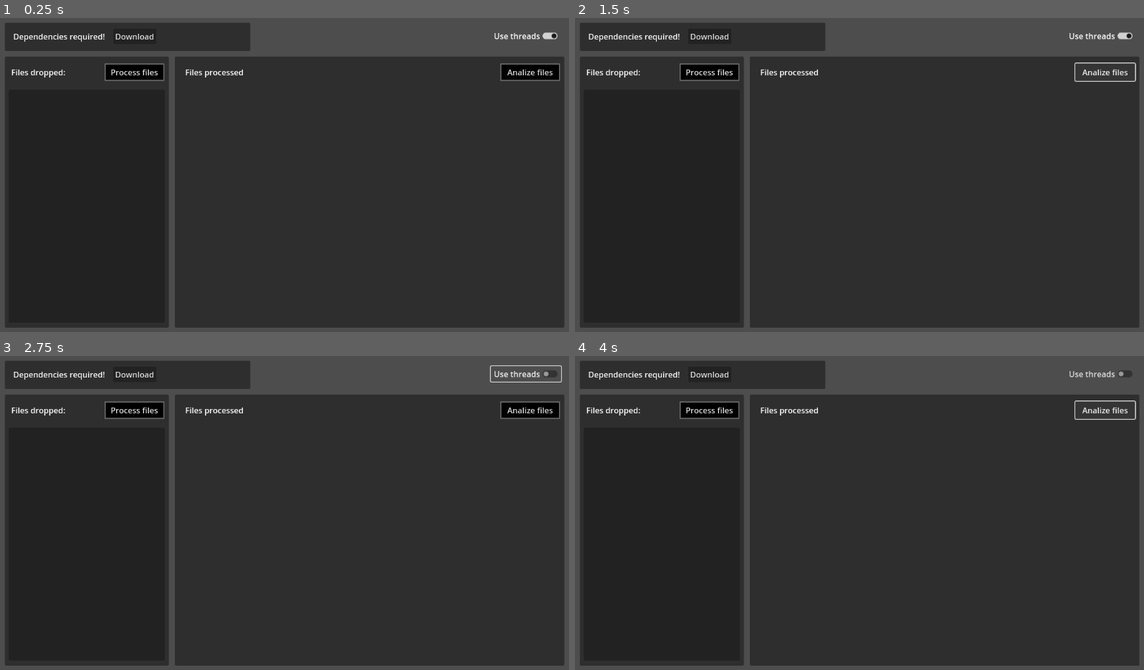
Above: before the commit, frames 1-4 (two rows, left to right).
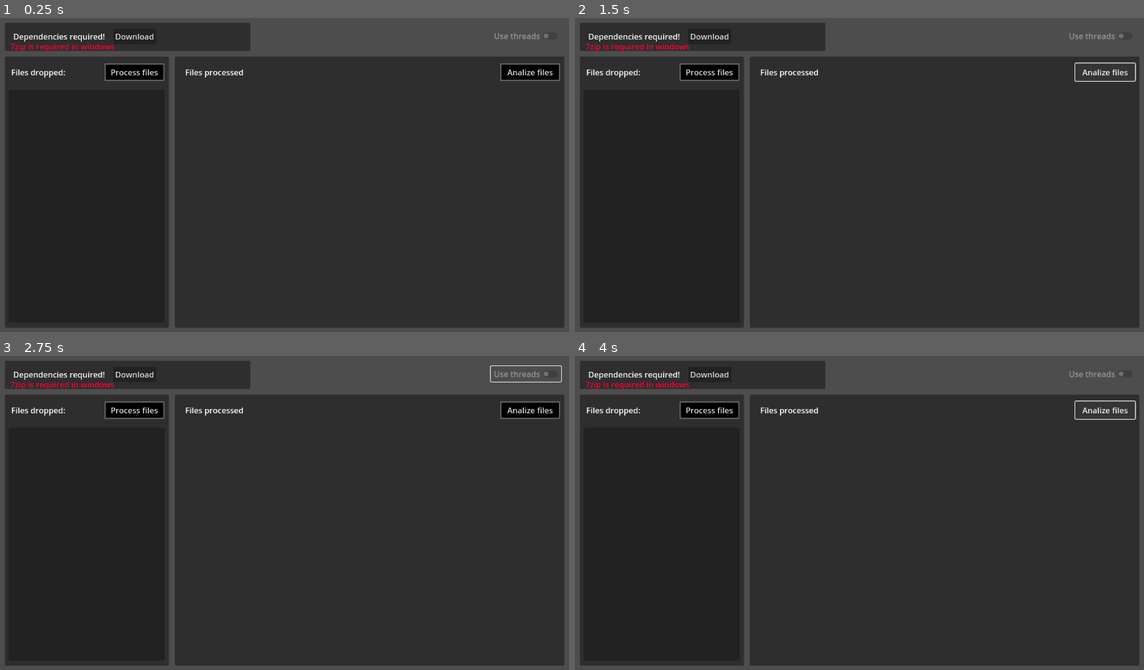
Above: after the commit, the same moments.

Repository: Cata-AF/DocScan
Game: Godot game, scene res://main.tscn
Same seed, same stepped clock (60 frames per second), same inputs: the game is played once before the commit and once after it. The engine's default icon, where the game draws it, is replaced by a stand-in: a white triangle on a blue panel in a dark square.
Inputs (mouse positions are in pixels of both pictures, inside the frame that each line leads up to):
- Up to frame 1 (0.25 s): no input
- Up to frame 2 (1.5 s): click "Process files" at 0.5 s; click "Analize files" at 1.25 s
- Up to frame 3 (2.75 s): click (523, 374) at 2 s, where only the run before the commit has a clickable "Use threads"
- Up to frame 4 (4 s): click "Process files" at 2.75 s; click "Analize files" at 3.5 s

The runs differ from the first frame. In frame 1, 0.3% of the frame differs, in the area x 1-98%, y 4-11%; in frame 2, 0.3%; in frame 3, 0.3%; in frame 4, 0.3%.

Commit message:
Add Godot editor path, update export presets, enhance UI with 7zip requirement, and improve media summary logic

Diff:
--- a/main.tscn
+++ b/main.tscn
@@ -46,7 +46,7 @@
 [sub_resource type="StyleBoxFlat" id="StyleBoxFlat_1bvp3"]
 bg_color = Color(0, 0, 0, 0.7058824)
 
-[node name="main" type="Node" node_paths=PackedStringArray(" …(111 unchanged characters)… pped_list", "label_download_progress", "panel_processed_files", "label_files_processed", "progress_bar_processed_files", "use_threads")]
+[node name="main" type="Node" node_paths=PackedStringArray(" …(111 unchanged characters)… pped_list", "label_download_progress", "label_7zip", "panel_processed_files", "label_files_processed", "progress_bar_processed_files", "use_threads")]
 script = ExtResource("1_ig7tw")
 download_requements_panel = NodePath("CanvasLayer/PanelDependecies")
 btn_download_requirements = NodePath("CanvasLayer/PanelDependecies/ButtonDownload")
@@ -55,6 +55,7 @@
 processed_files_container = NodePath("CanvasLayer/HSplitContainer/PanelFilesProcessed/ScrollContainer/VBoxContainer")
 files_dropped_list = NodePath("CanvasLayer/HSplitContainer/PanelFilesDropped/ItemList")
 label_download_progress = NodePath("CanvasLayer/PanelDependecies/LabelDownloadProgress")
+label_7zip = NodePath("CanvasLayer/PanelDependecies/Label7Zip")
 panel_processed_files = NodePath("CanvasLayer/PanelProcessedFiled")
 label_files_processed = NodePath("CanvasLayer/PanelProcessedFiled/LabelProcessedFiles")
 progress_bar_processed_files = NodePath("CanvasLayer/PanelProcessedFiled/ProgressBar")
@@ -109,6 +110,15 @@
 offset_bottom = 40.0
 text = "10%"
 
+[node name="Label7Zip" type="Label" parent="CanvasLayer/PanelDependecies"]
+layout_mode = 0
+offset_left = 11.0
+offset_top = 36.0
+offset_right = 221.0
+offset_bottom = 59.0
+theme_override_colors/font_color = Color(1, 0, 0.19215687, 1)
+text = "7zip is required in windows"
+
 [node name="HSplitContainer" type="HSplitContainer" parent="CanvasLayer"]
 anchors_preset = 14
 anchor_top = 0.5
@@ -265,7 +275,7 @@
 offset_right = -19.0
 offset_bottom = 53.0
 grow_horizontal = 0
-button_pressed = true
+disabled = true
 text = "Use threads"
 
 [connection signal="pressed" from="CanvasLayer/PanelDependecies/ButtonDownload" to="." method="_on_button_download_pressed"]
--- a/scripts/ICMain.gd
+++ b/scripts/ICMain.gd
@@ -7,6 +7,7 @@
 @export var processed_files_container : VBoxContainer
 @export var files_dropped_list : ItemList
 @export var label_download_progress : Label
+@export var label_7zip : Label
 
 @export var panel_processed_files : Panel
 @export var label_files_processed : Label
@@ -31,6 +32,8 @@
 
 var download_running : bool = false
 var last_download_result
+
+var seven_zip_windows_path = "C:/Program Files/7-Zip/7z.exe"
 
 ######## DEBUG ########
 var simulate_windows_on_linux: bool = false
@@ -57,6 +60,8 @@
 	var has_pandoc = FileAccess.file_exists(get_pandoc_path())
 	var has_libreoffice = FileAccess.file_exists(get_libreoffice_path())
 	download_requements_panel.visible = not (has_pandoc and has_libreoffice)
+	label_7zip.visible = not FileAccess.file_exists(seven_zip_windows_path)
+
 
 
 func _on_window_files_dropped(files: PackedStringArray) -> void:
@@ -91,6 +96,9 @@
 
 	if not DirAccess.dir_exists_absolute(bin_path):
 		DirAccess.make_dir_absolute(bin_path)
+
+		var file = FileAccess.open("%s/.gdignore" % bin_path, FileAccess.WRITE)
+		file.close()
 
 	# Download pandoc
 	if not FileAccess.file_exists(zip_path):
@@ -233,41 +241,22 @@
 				print("⚙️ extracting %s" % portable_path)
 				await get_tree().create_timer(.1).timeout
 
-				if OS.get_name() == "Linux":
-					var test_7z = OS.execute("7z", ["--help"], output, true)
-					if test_7z != 0:
-						push_error("7z is not installed on this system.")
-						return false
-
-					var args = [
-						"x", portable_path,
-						"-o" + office_out_dir,
-						"-y"
-					]
-
-					var exit_code = OS.execute("7z", args, output, true)
-
-					if exit_code != 0:
-						push_error("Failed to extract using 7zip.")
-				else:
-					print("Platform: Windows - Using NSIS /extract")
-
-					var args = [
-						"/extract=" + office_out_dir,
-						"/quiet"
-					]
-
-					var exit_code = OS.execute(portable_path, args, output, true)
-
-					print("NSIS Output:", output)
-					print("Exit code:", exit_code)
-
-					if exit_code != 0:
-						push_error("Failed to extract using NSIS method.")
-						return false
-
-					return true
-
+				var test_7z = OS.execute(seven_zip_windows_path, ["--help"], output, true)
+				if test_7z != 0:
+					push_error("7z is not installed on this system.")
+					return false
+
+				var args = [
+					"x", portable_path,
+					"-o" + office_out_dir,
+					"-y"
+				]
+
+				var exit_code = OS.execute(seven_zip_windows_path, args, output, true)
+
+				if exit_code != 0:
+					print("".join(output))
+					push_error("Failed to extract using 7zip.")
 
 				print("✅ %s extracted" % portable_path)
 
@@ -404,7 +393,7 @@
 		var err = OS.execute(exec, args, output, true)
 
 		if err != OK or len(output) > 0 and (output[0] as String).contains("Error: "):
-			push_error("error converting file to html \nfile: %s, \nfile_path: %s \n %s" % [file_name, docx_file_global_path, "".join(output)])
+			push_error("error [%d] converting file to html \nfile: %s, \nfile_path: %s \n %s" % [err, file_name, docx_file_global_path, "".join(output)])
 			print_rich("[color=red]%s[/color]" % "".join(output))
 			break
 
@@ -420,6 +409,15 @@
 			push_error("error converting file to xml %s -> %s" % [file_name, "".join(output)])
 			break
 
+		if file_name.contains(" "):
+			var dir = DirAccess.open(temp_dir_path)
+			var out_file_name = file_name.replace(".docx", ".xhtml")
+
+			err = dir.rename(out_file_name, out_file_name.replace(" ", "_"))
+
+			if err != OK:
+				push_error("err moving file: ", err)
+
 		processed_file = scene_processed_file.instantiate() as ICProcessedFile
 		processed_file.setup(out_xhtml_path, out_xml_path)
 		processed_file.validate_integrity()
--- a/scripts/ICProcessedFile.gd
+++ b/scripts/ICProcessedFile.gd
@@ -347,7 +347,9 @@
 		"LTE PS Test High Band",
 		"LTE PS Test Low Band",
 		"LTE VoLTE Intermediate Call Test High Band",
-		"LTE VoLTE Intermediate Call Test Low Band"
+		"LTE VoLTE Intermediate Call Test Low Band",
+		"UMTS Intermediate Call Test",
+		"UMTS FTP Test"
 	]
 
 	var current_main: String = ""
@@ -357,31 +359,31 @@
 	var table_count = 0
 	var started = false
 
-	var is_lte = get_file_type() == "LTE"
-
 	while !file.eof_reached():
 		var line = file.get_line()
 
 		# Validate if is a main category
 		if line.contains("<h1") :
+
+			if started:
+				sections.append({
+					"main": current_main,
+					"title": current_title,
+					"imgs": img_count,
+					"figures": figure_count,
+					"tables": table_count
+				})
+
+				started = false
+
+
 			for category in valid_main_categories:
 				if line.contains(category):
-					if started:
-						sections.append({
-							"main": current_main,
-							"title": current_title,
-							"imgs": img_count,
-							"figures": figure_count,
-							"tables": table_count
-						})
-
-						started = false
-
 					current_main = category
 
 			continue
 
-		if current_main.length() == 0 && is_lte:
+		if current_main.length() == 0:
 			continue
 
 		# Validate sub category
@@ -427,7 +429,7 @@
 			if (
 				current_title.contains("Test Plan Information") or
 				current_title.contains("LTE VoLTE Intermediate Call KPI Summary") or
-				(!valid_main_categories.has(current_main) and is_lte)
+				(!valid_main_categories.has(current_main))
 				):
 				continue
 
@@ -479,7 +481,7 @@
 			continue
 
 		if diff < 0:
-			push_error("Media count mismatch in section \"%s\"" % section["title"])
+			push_error("Media count mismatch in section \"%s\", figures: %d, imgs: %d, tables: %d, file: %s" % [section["title"], section.figures, section.imgs, section.tables, file_name])
 			continue
 
 		text_edit_commentaries.text += "%s: %d\n" % [section.title, diff]
Not shown, changed: export_presets.cfg
